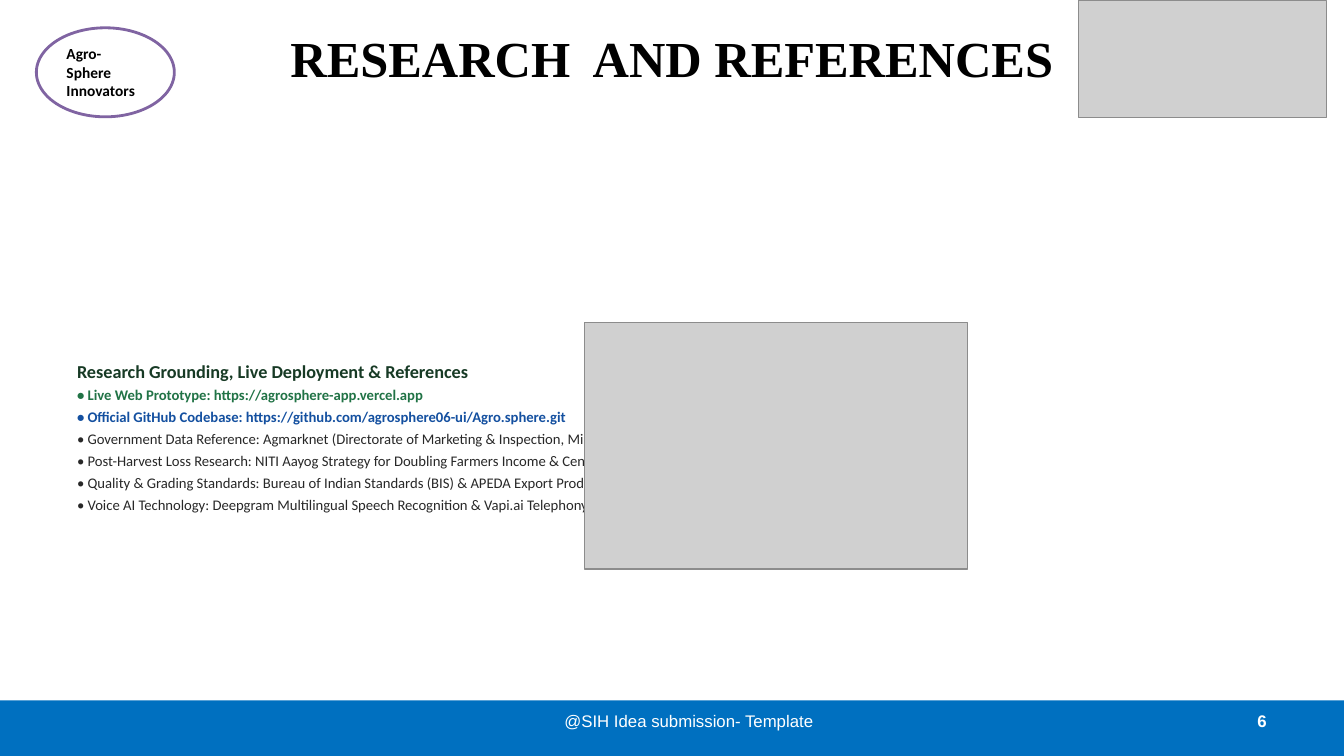
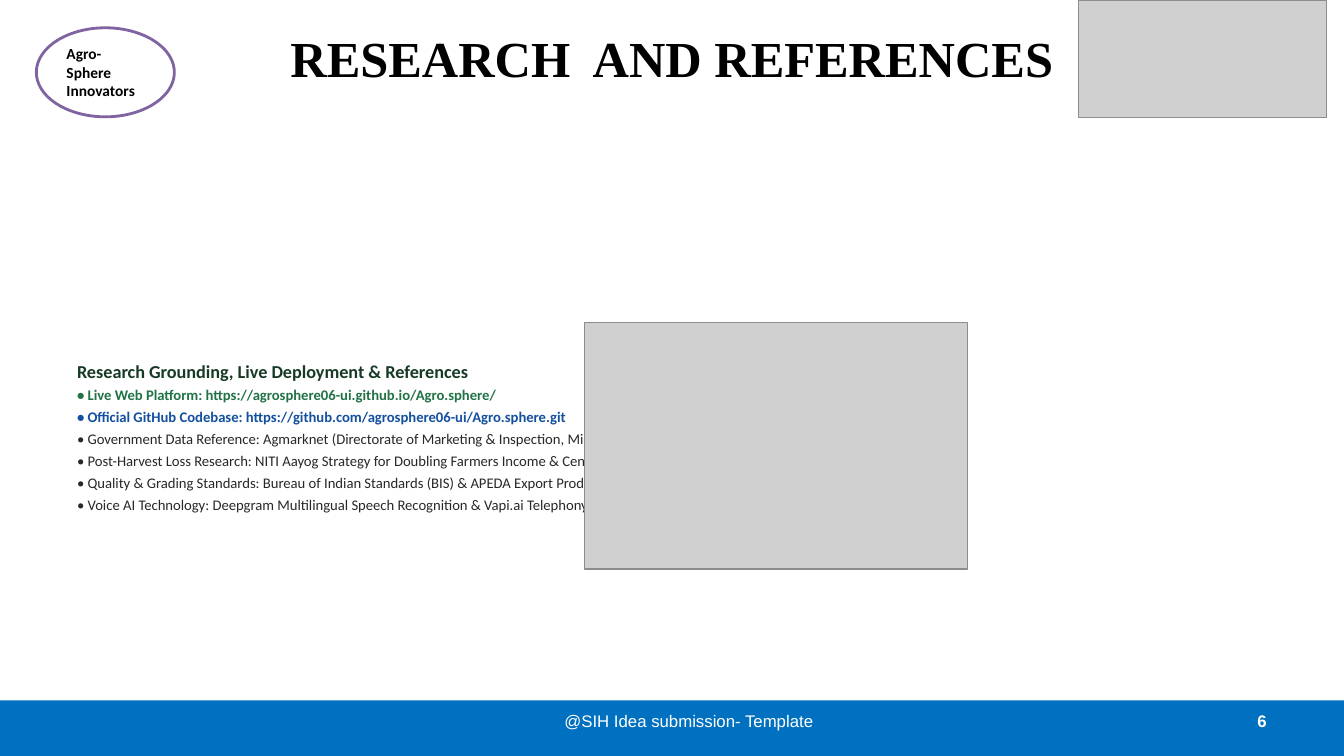
Before and after one commit to agrosphere06-ui/Agro.sphere, a slide deck: slide 6 of Agro_Sphere_SIH2026_Idea_Presentation.pptx. Drawn at 1344x756 pixels with LibreOffice and Linux fonts; fonts in the diff are those of the drawing; grey boxes stand for pictures. Boxes give left, top, right and bottom in pixels: in the first picture for what was removed or moved away, otherwise in the second. Text is boxed around its words. In the diff, an @@ line names an element or a change of style, - is before the commit and + after.

Commit message:
Update PPT presentation and server with permanent GitHub Pages live link

```diff
--- a/Agro_Sphere_SIH2026_Idea_Presentation.pptx
+++ b/Agro_Sphere_SIH2026_Idea_Presentation.pptx
@@ text at <box>88,389,496,403</box>: text changed @@
-• Live Web Prototype: https://agrosphere-app.vercel.app
+• Live Web Platform: https://agrosphere06-ui.github.io/Agro.sphere/
```
Also in this commit, not shown: 1 other slide changed, 2 other files.
